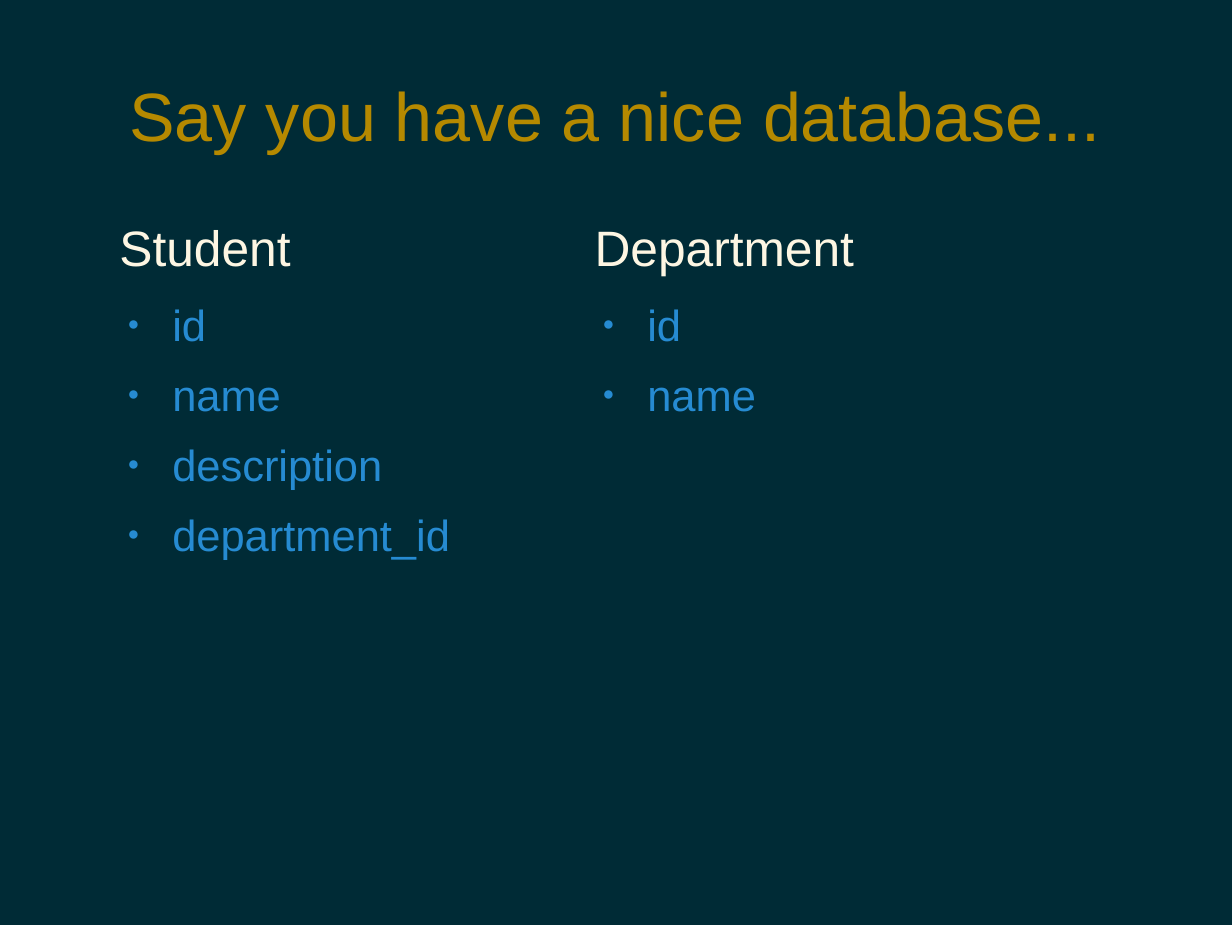
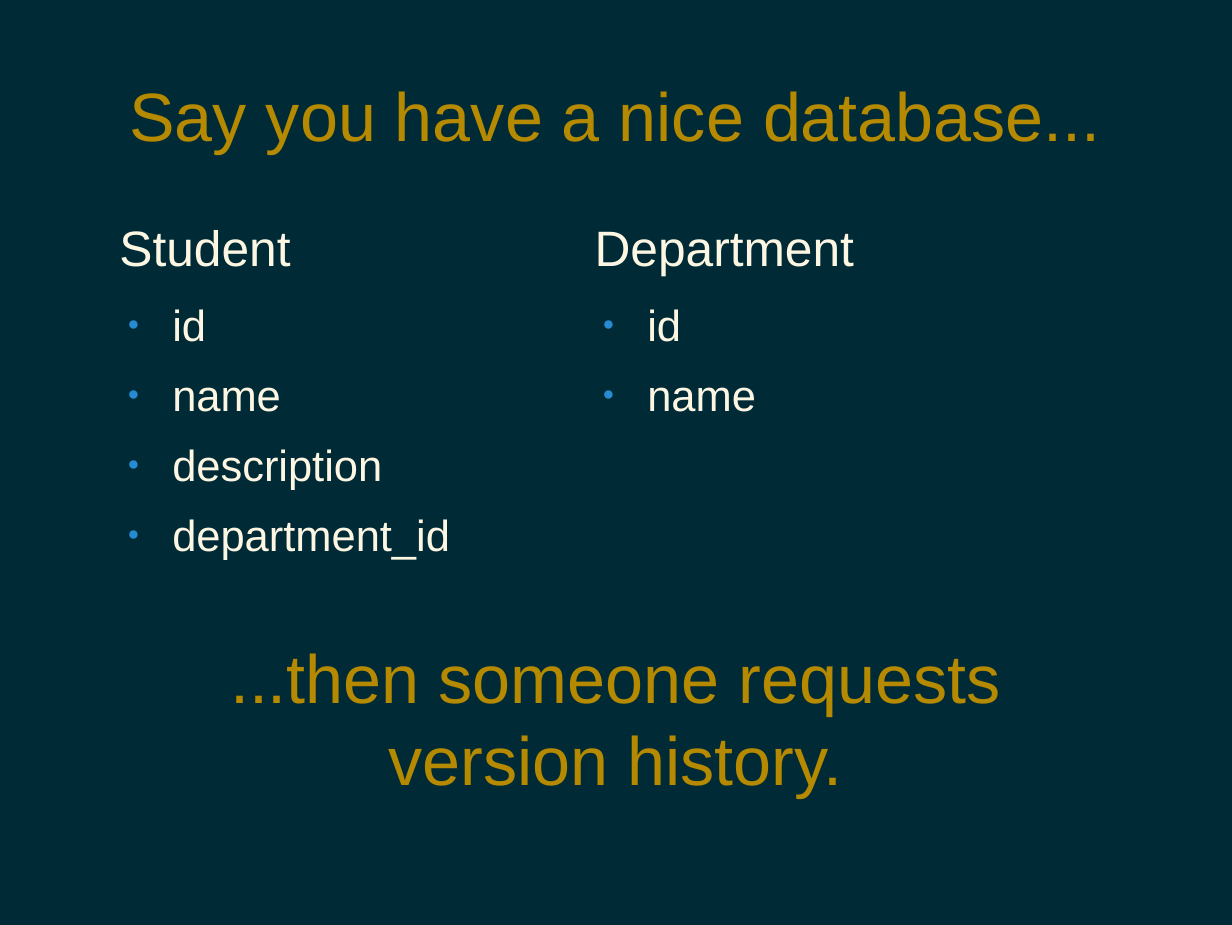
Before and after one commit to pdg137/tracking-pres, a slide deck: slide 2 of tracking.odp. Drawn at 1232x925 pixels with LibreOffice and Linux fonts; fonts in the diff are those of the drawing. Boxes give left, top, right and bottom in pixels: in the first picture for what was removed or moved away, otherwise in the second. Text is boxed around its words. In the diff, an @@ line names an element or a change of style, - is before the commit and + after.

Commit message:
final presentation

```diff
--- a/tracking.odp
+++ b/tracking.odp
@@ text at (172,309,450,560): text colour #268BD2 to #FDF6E3 in "id", "name", "description", "department_id" @@
@@ text at (647,309,756,412): text colour #268BD2 to #FDF6E3 in "id", "name" @@
@@ title added at (230,653,1000,797), 44 pt, text #B58900 @@
+...then someone requests
+version history.
```
Also in this commit, not shown: 1 other slide changed, 2 slides added, 1 slide removed.
